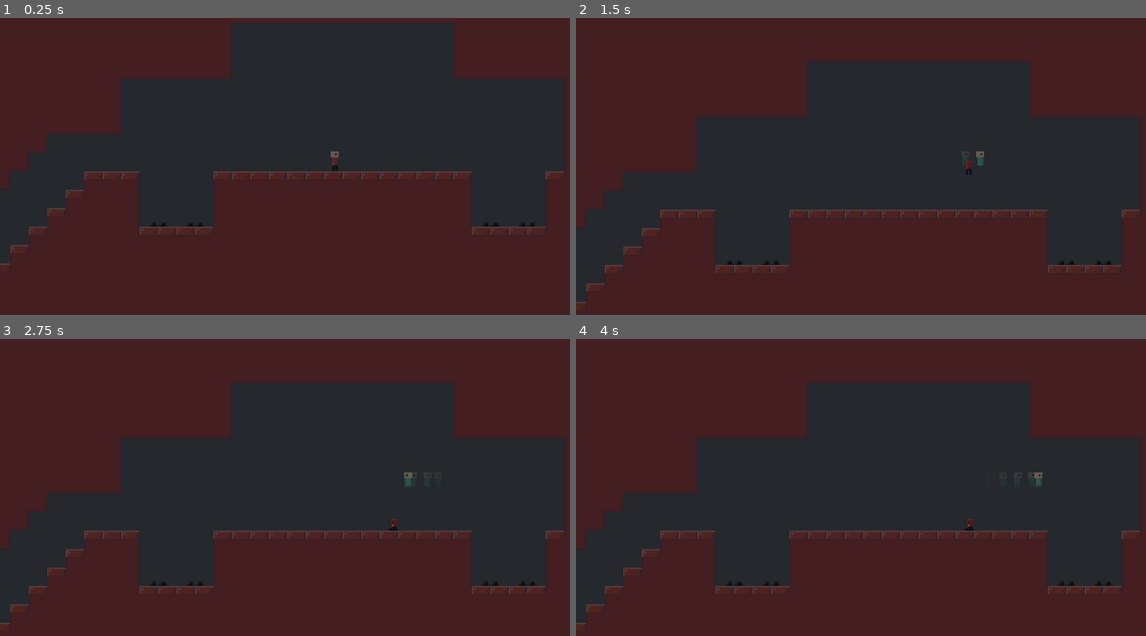
Above: before the commit, frames 1-4 (two rows, left to right).
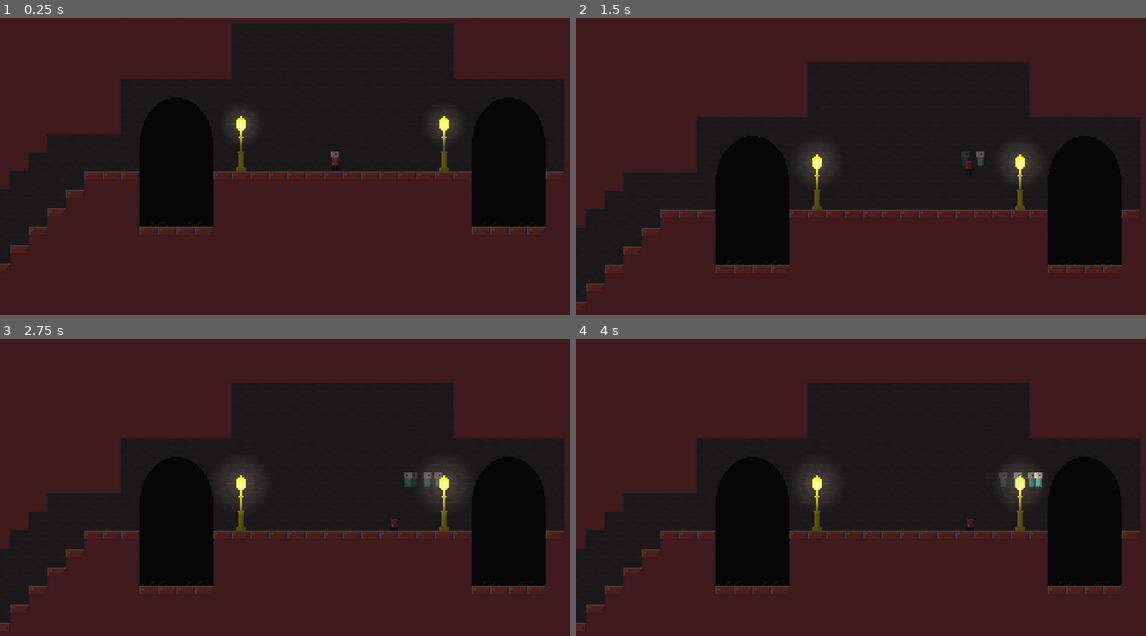
Above: after the commit, the same moments.

Repository: Lunatic-Games/kill-me-now
Game: Godot game, scene res://levels/train_station_4.tscn
Same seed, same stepped clock (60 frames per second), same inputs: the game is played once before the commit and once after it. This scene is started directly instead of the project's main scene.
Inputs (mouse positions are in pixels of both pictures, inside the frame that each line leads up to):
- Up to frame 1 (0.25 s): no input
- Up to frame 2 (1.5 s): tap Enter at 0.5 s; move the mouse to (1003, 142) at 0.52 s; hold D (move_right) from 0.53 s (still down); tap E (interact) at 0.6 s; click (1003, 142) at 0.67 s; tap Space (jump) at 0.77 s; move the mouse to (752, 175) at 1.27 s; tap Q (leave_body) at 1.35 s
- Up to frame 3 (2.75 s): tap Space (jump) at 1.52 s; move the mouse to (353, 407) at 2.02 s; release D (move_right) at 2.03 s; hold A (move_left) from 2.03 s (still down); tap E (interact) at 2.1 s
- Up to frame 4 (4 s): move the mouse to (843, 546) at 2.77 s; release A (move_left) at 2.78 s; hold D (move_right) from 2.78 s (still down); tap Q (leave_body) at 2.85 s; click (843, 546) at 2.92 s; tap Space (jump) at 3.02, 3.77 s; move the mouse to (1049, 529) at 3.52 s; tap E (interact) at 3.6 s

The runs differ from the first frame. In frame 1, 11% of the frame differs, in the area x 24-96%, y 26-71%; in frame 2, 11%; in frame 3, 11%, in the area x 24-96%, y 39-84%; in frame 4, 11%.

Commit message:
Decorated trainstation 4-5

Diff:
--- a/levels/train_station_4.tscn
+++ b/levels/train_station_4.tscn
@@ -13,6 +13,9 @@
 [ext_resource path="res://soul/camera.tscn" type="PackedScene" id=11]
 [ext_resource path="res://levels/vertical_camera_boundry.tscn" type="PackedScene" id=12]
 [ext_resource path="res://levels/horizontal_camera_boundry.tscn" type="PackedScene" id=13]
+[ext_resource path="res://decorations/lamp.tscn" type="PackedScene" id=14]
+[ext_resource path="res://decorations/tunnel.tscn" type="PackedScene" id=15]
+[ext_resource path="res://decorations/background.png" type="Texture" id=16]
 
 [sub_resource type="GDScript" id=1]
 script/source = "extends \"res://contraptions/electric_rail/electric_rail.gd\"
@@ -65,6 +68,25 @@
 [node name="train_station_4" type="Node2D"]
 script = ExtResource( 9 )
 next_level = ExtResource( 10 )
+
+[node name="Background" type="Sprite" parent="."]
+position = Vector2( 282, -334 )
+texture = ExtResource( 16 )
+region_enabled = true
+region_rect = Rect2( 0, 0, 10000, 10000 )
+
+[node name="Lamp" parent="." instance=ExtResource( 14 )]
+
+[node name="Lamp2" parent="." instance=ExtResource( 14 )]
+position = Vector2( 528, 400 )
+
+[node name="Tunnel" parent="." instance=ExtResource( 15 )]
+
+[node name="Tunnel2" parent="." instance=ExtResource( 15 )]
+position = Vector2( 640, 432 )
+
+[node name="Lamp3" parent="." instance=ExtResource( 14 )]
+position = Vector2( -976, 656 )
 
 [node name="TileMap" type="TileMap" parent="."]
 tile_set = ExtResource( 1 )
@@ -149,7 +171,7 @@
 position = Vector2( -461, 680 )
 
 [node name="Unreachable" parent="Bodies" instance=ExtResource( 3 )]
-position = Vector2( -973, 680 )
+position = Vector2( -958, 680 )
 
 [node name="ElectricRails" type="Node2D" parent="."]
 
--- a/levels/train_station_5.tscn
+++ b/levels/train_station_5.tscn
@@ -14,6 +14,9 @@
 [ext_resource path="res://soul/camera.tscn" type="PackedScene" id=12]
 [ext_resource path="res://levels/horizontal_camera_boundry.tscn" type="PackedScene" id=13]
 [ext_resource path="res://levels/vertical_camera_boundry.tscn" type="PackedScene" id=14]
+[ext_resource path="res://decorations/background.png" type="Texture" id=15]
+[ext_resource path="res://decorations/lamp.tscn" type="PackedScene" id=16]
+[ext_resource path="res://decorations/tunnel.tscn" type="PackedScene" id=17]
 
 [sub_resource type="GDScript" id=1]
 script/source = "extends \"res://contraptions/gate/gate.gd\"
@@ -95,6 +98,12 @@
 
 [node name="train_station_1" type="Node2D"]
 script = ExtResource( 10 )
+
+[node name="Background" type="Sprite" parent="."]
+position = Vector2( 725, -36 )
+texture = ExtResource( 15 )
+region_enabled = true
+region_rect = Rect2( 0, 0, 10000, 10000 )
 
 [node name="TileMap" type="TileMap" parent="."]
 tile_set = ExtResource( 1 )
@@ -105,6 +114,22 @@
 format = 1
 tile_data = PoolIntArray( -524334, 0, 65537, -524333, 0, 65536, -524332, 0, 65536, -524331, 0, 65536, -524330, 0, 65536 …(124135 unchanged characters)…
 
+[node name="Lamp" parent="." instance=ExtResource( 16 )]
+position = Vector2( 528, 400 )
+
+[node name="Lamp2" parent="." instance=ExtResource( 16 )]
+
+[node name="Lamp3" parent="." instance=ExtResource( 16 )]
+position = Vector2( 1488, 400 )
+
+[node name="Lamp4" parent="." instance=ExtResource( 16 )]
+position = Vector2( -976, 656 )
+
+[node name="Tunnel" parent="." instance=ExtResource( 17 )]
+position = Vector2( 640, 432 )
+
+[node name="Tunnel2" parent="." instance=ExtResource( 17 )]
+
 [node name="Fences" type="Node2D" parent="."]
 
 [node name="Fence3" parent="Fences" instance=ExtResource( 4 )]
Not shown: 2 places in levels/train_station_4.tscn that only renumber resources
Not shown: 2 places in levels/train_station_5.tscn that only renumber resources
